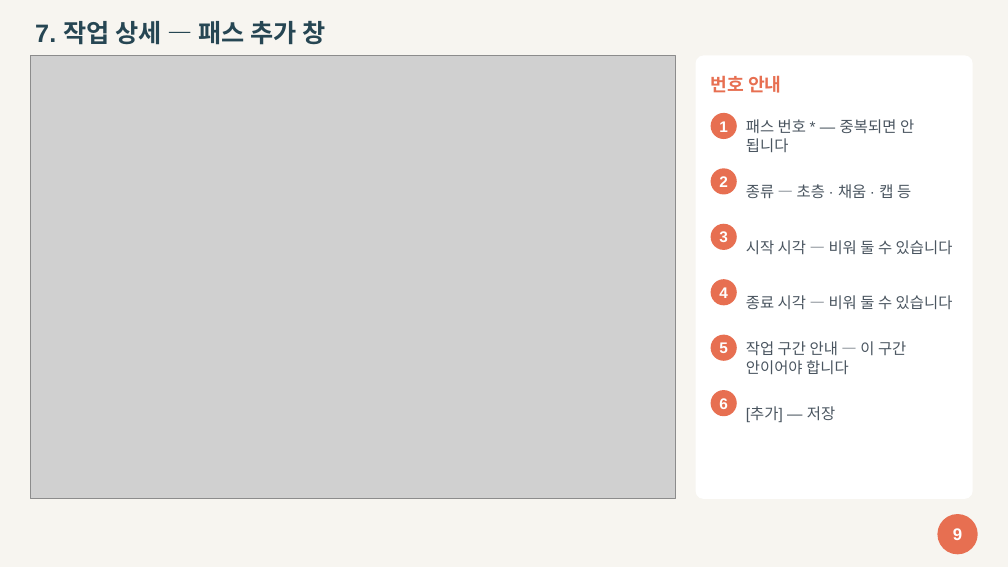
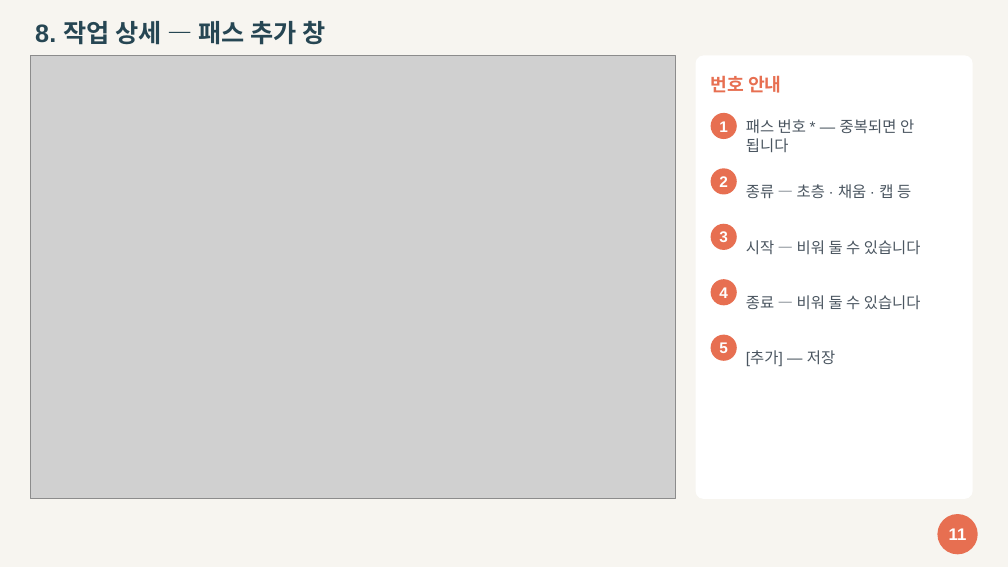
Before and after one commit to geosoft-shcho/weld-dashboard, a slide deck: slide 11 of docs/2026-10-23/작업_등록_매뉴얼.pptx (slide 9 before the commit). Drawn at 1008x567 pixels with LibreOffice and Linux fonts; fonts in the diff are those of the drawing; grey boxes stand for pictures. Boxes give left, top, right and bottom in pixels: in the first picture for what was removed or moved away, otherwise in the second. Text is boxed around its words. In the diff, an @@ line names an element or a change of style, - is before the commit and + after.

```diff
--- a/docs/2026-10-23/작업_등록_매뉴얼.pptx
+++ b/docs/2026-10-23/작업_등록_매뉴얼.pptx
@@ text at (35,21,326,45): text changed @@
-7. 작업 상세 — 패스 추가 창
+8. 작업 상세 — 패스 추가 창
@@ text at (746,240,921,254): text changed @@
-시작 시각 — 비워 둘 수 있습니다
+시작 — 비워 둘 수 있습니다
@@ text at (746,295,921,309): text changed @@
-종료 시각 — 비워 둘 수 있습니다
+종료 — 비워 둘 수 있습니다
@@ text "[추가] — 저장": place and size @@
-text "[추가] — 저장" at (746,406,835,422)
+text "[추가] — 저장" at (746,350,835,366)
@@ text removed at (746,341,906,374) @@
-작업 구간 안내 — 이 구간 안이어야 합니다
@@ ellipse removed at (711,390,737,416) @@
@@ text removed at (719,398,728,409) @@
-6
@@ text at (949,528,967,540): text changed @@
-9
+11
```
Also in this commit, not shown: 14 other slides changed, 3 slides added, 1 slide removed, 28 other files.
